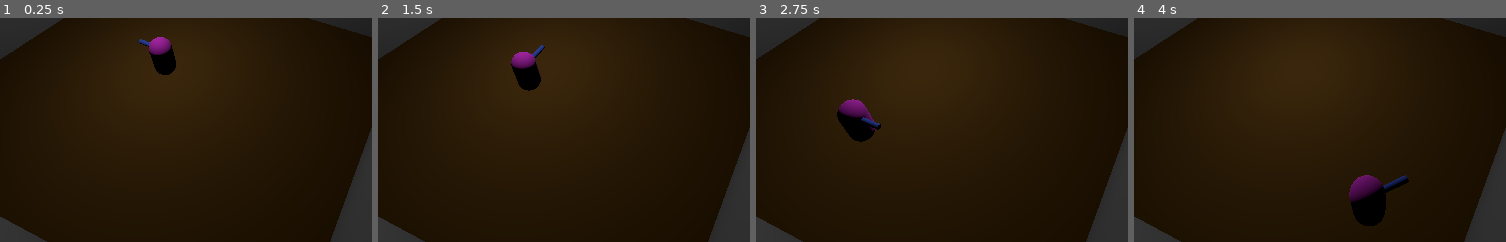
Above: before the commit, frames 1-4 (left to right).
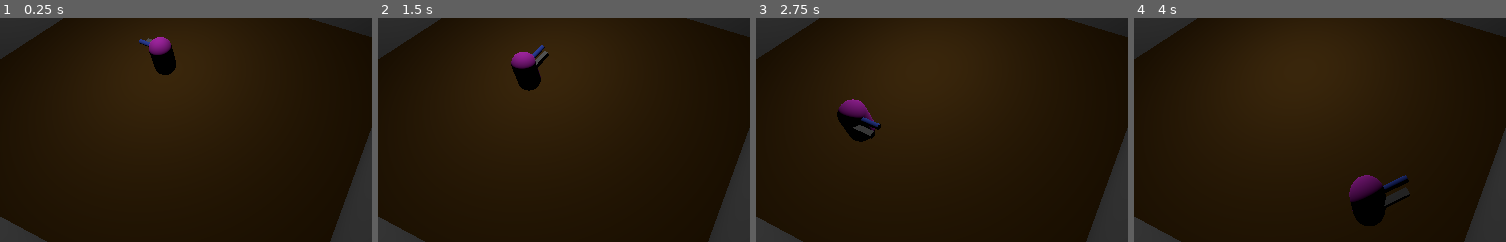
Above: after the commit, the same moments.

Repository: HuskyGameDev/2024f-team14
Game: Godot game, scene res://level/test_level.tscn
Same seed, same stepped clock (60 frames per second), same inputs: the game is played once before the commit and once after it.
Inputs (mouse positions are % of the whole screen's width and height, from its top left):
- Up to frame 1 (0.25 s): no input
- Up to frame 2 (1.5 s): tap Enter at 0.5 s; move the mouse to (77, 45) at 0.52 s; hold D (turn_right) 0.53-1.28 s; click (77, 45) at 0.6 s; move the mouse to (32, 55) at 1.27 s; hold S (move_backwards) from 1.28 s (still down); click (32, 55) at 1.35 s
- Up to frame 3 (2.75 s): move the mouse to (64, 28) at 2.02 s; release S (move_backwards) at 2.03 s; hold D (turn_right) from 2.03 s (still down); click (64, 28) at 2.1 s
- Up to frame 4 (4 s): move the mouse to (48, 70) at 2.77 s; release D (turn_right) at 2.78 s; hold W (move_forwards) 2.78-3.53 s; click (48, 70) at 2.85 s; move the mouse to (86, 65) at 3.52 s; hold A (turn_left) from 3.53 s (still down); click (86, 65) at 3.6 s
The pictures show only the part of the screen within x 26-76%, y 43-92%; the shares and areas given below are measured in that part.

The runs differ from the first frame. In frame 1, less than 0.1% of the frame differs, in the area x 39-41%, y 8-11%; in frame 2, 0.1%; in frame 3, 0.1%; in frame 4, 0.3%, in the area x 67-75%, y 75-85%.

Commit message:
added simple pistol

Diff:
--- /dev/null
+++ b/houghton--outbreak/assets/pistol.tscn
@@ -0,0 +1,19 @@
+[gd_scene load_steps=3 format=3 uid="uid://dl7sjdflmufvw"]
+
+[ext_resource type="Script" path="res://scripts/pistol.gd" id="1_fnodl"]
+
+[sub_resource type="BoxMesh" id="BoxMesh_ux0tt"]
+size = Vector3(0.2, 0.2, 1)
+
+[node name="pistol" type="Node3D" groups=["weapons"]]
+script = ExtResource("1_fnodl")
+
+[node name="RayCast3D" type="RayCast3D" parent="."]
+target_position = Vector3(0, 0, -30)
+
+[node name="MeshInstance3D" type="MeshInstance3D" parent="."]
+mesh = SubResource("BoxMesh_ux0tt")
+
+[node name="shoot_timer" type="Timer" parent="."]
+
+[node name="reload_timer" type="Timer" parent="."]
--- a/houghton--outbreak/assets/test_player.tscn
+++ b/houghton--outbreak/assets/test_player.tscn
@@ -1,6 +1,7 @@
-[gd_scene load_steps=7 format=3 uid="uid://djmqij828p3ey"]
+[gd_scene load_steps=8 format=3 uid="uid://djmqij828p3ey"]
 
 [ext_resource type="Script" path="res://scripts/test_player.gd" id="1_ysei2"]
+[ext_resource type="PackedScene" uid="uid://dl7sjdflmufvw" path="res://assets/pistol.tscn" id="2_s1o4x"]
 
 [sub_resource type="CapsuleShape3D" id="CapsuleShape3D_kltcf"]
 
@@ -19,7 +20,7 @@
 bottom_radius = 0.1
 height = 0.75
 
-[node name="test player" type="CharacterBody3D"]
+[node name="test player" type="CharacterBody3D" groups=["player"]]
 script = ExtResource("1_ysei2")
 
 [node name="CollisionShape3D" type="CollisionShape3D" parent="."]
@@ -31,3 +32,6 @@
 [node name="forward_indicator" type="MeshInstance3D" parent="."]
 transform = Transform3D(1, 0, 0, 0, -4.37114e-08, -1, 0, 1, -4.37114e-08, 0.0377747, 0.411911, -0.859635)
 mesh = SubResource("CylinderMesh_bvgc4")
+
+[node name="pistol" parent="." instance=ExtResource("2_s1o4x")]
+transform = Transform3D(1, 0, 0, 0, 1, 0, 0, 0, 1, 0.311446, 0.244172, -0.609676)
--- a/houghton--outbreak/level/test_level.tscn
+++ b/houghton--outbreak/level/test_level.tscn
@@ -11,7 +11,7 @@
 
 [sub_resource type="BoxShape3D" id="BoxShape3D_klieq"]
 
-[node name="Test Level" type="Node3D"]
+[node name="Test Level" type="Node3D" groups=["levels"]]
 
 [node name="Test Player" parent="." instance=ExtResource("1_lg7yx")]
 transform = Transform3D(1, 0, 0, 0, 1, 0, 0, 0, 1, 0, 2, 0)
--- a/houghton--outbreak/project.godot
+++ b/houghton--outbreak/project.godot
@@ -37,3 +37,13 @@
 "events": [Object(InputEventKey,"resource_local_to_scene":false,"resource_name":"","device":-1,"window_id":0,"alt_press …(192 unchanged characters)…
 ]
 }
+attack_or_shoot={
+"deadzone": 0.5,
+"events": [Object(InputEventMouseButton,"resource_local_to_scene":false,"resource_name":"","device":-1,"window_id":0,"alt_pressed":false,"shift_pressed":false,"ctrl_pressed":false,"meta_pressed":false,"button_mask":0,"position":Vector2(0, 0),"global_position":Vector2(0, 0),"factor":1.0,"button_index":1,"canceled":false,"pressed":false,"double_click":false,"script":null)
+]
+}
+reload={
+"deadzone": 0.5,
+"events": [Object(InputEventKey,"resource_local_to_scene":false,"resource_name":"","device":-1,"window_id":0,"alt_pressed":false,"shift_pressed":false,"ctrl_pressed":false,"meta_pressed":false,"pressed":false,"keycode":0,"physical_keycode":82,"key_label":0,"unicode":114,"location":0,"echo":false,"script":null)
+]
+}
--- /dev/null
+++ b/houghton--outbreak/scripts/pistol.gd
@@ -0,0 +1,71 @@
+extends Node3D
+
+@export var damage: int = 10
+@export var max_reserve_ammo: int = 32
+@export var mag_size: int = 8
+@export var reload_time: float = 2.0
+@export var shoot_delay: float = 0.2
+
+var current_ammo: int
+var reserve_ammo: int
+
+var can_fire: bool = true
+var is_reloading: bool = false
+
+@onready var shoot_timer: Timer = $shoot_timer
+@onready var reload_timer: Timer = $reload_timer
+
+
+
+func _ready() -> void:
+	current_ammo = mag_size
+	reserve_ammo = max_reserve_ammo
+
+	shoot_timer.wait_time = shoot_delay
+	shoot_timer.one_shot = true
+
+	reload_timer.wait_time = reload_time
+	reload_timer.one_shot = true
+
+	shoot_timer.timeout.connect(_on_shoot_delay_complete)
+	reload_timer.timeout.connect(_on_reload_complete)
+
+func _process(_delta: float) -> void:
+	if Input.is_action_just_pressed("attack_or_shoot") and can_fire and !is_reloading:
+		shoot()
+	if Input.is_action_just_pressed("reload") and !is_reloading:
+		reload()
+
+func can_shoot():
+	return current_ammo > 0
+func can_reload():
+	current_ammo < mag_size and reserve_ammo > 0
+
+@onready var ray_cast_3d: RayCast3D = $RayCast3D
+
+
+func shoot():
+	if can_shoot():
+		current_ammo -= 1
+		print("current ammo: ", current_ammo, " reserve ammo: ", reserve_ammo)
+		can_fire = false
+		shoot_timer.start()
+		if ray_cast_3d.is_colliding():
+			var target = ray_cast_3d.get_collider()
+			if target != null and target.is_in_group("enemies"):
+				target.health -= damage
+
+func reload():
+	if can_reload:
+		is_reloading = true
+		reload_timer.start()
+
+
+func _on_reload_complete():
+	var loaded_ammo = mag_size - current_ammo
+	current_ammo += loaded_ammo
+	reserve_ammo -= loaded_ammo
+	is_reloading = false
+
+func _on_shoot_delay_complete():
+	can_fire = true
